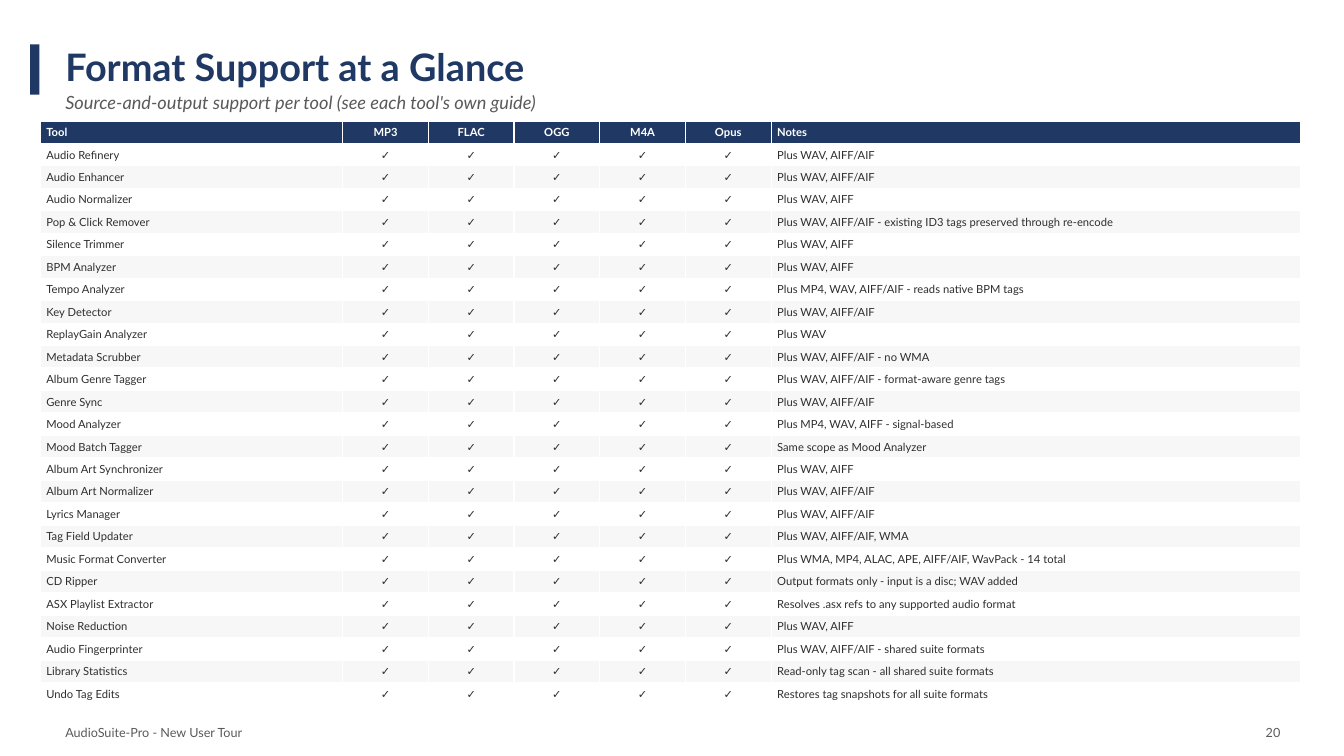
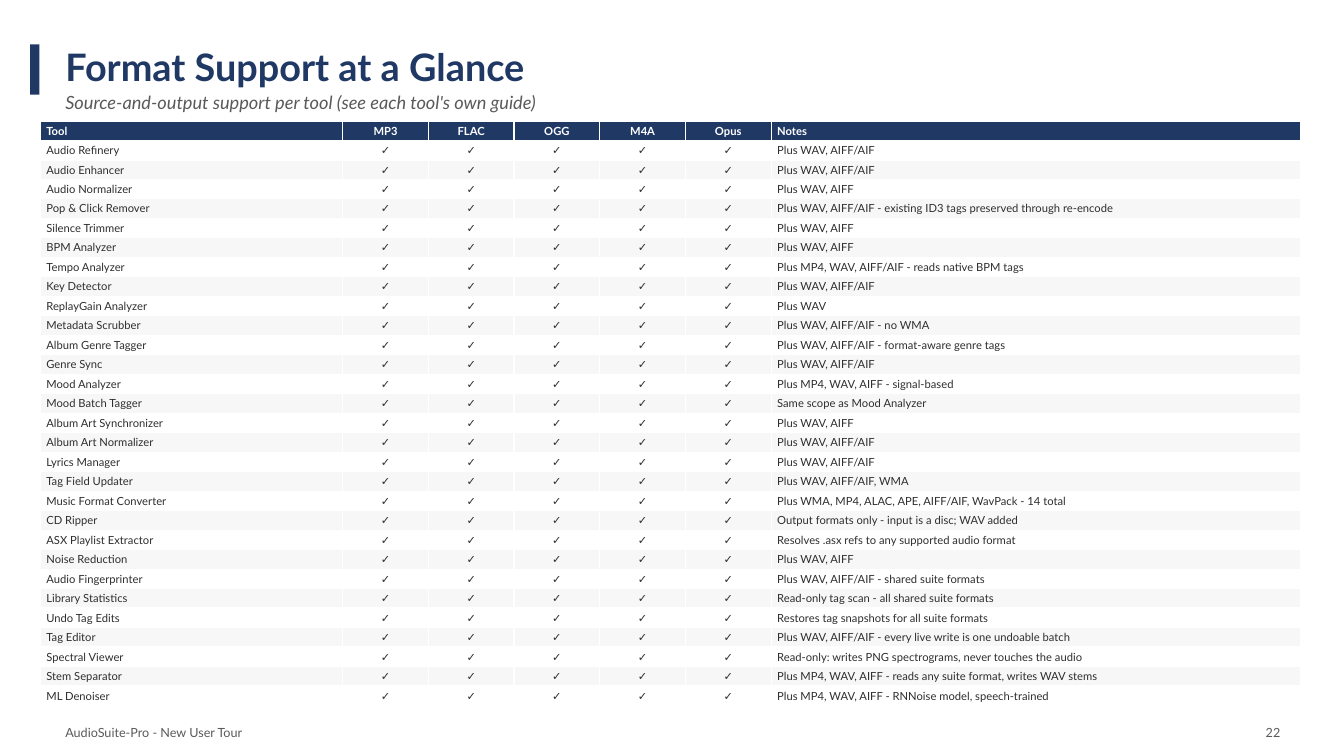
Before and after one commit to wilte01/AudioSuite-Pro, a slide deck: slide 22 of user_guides/suite_overview/AudioSuite-Pro_New_User_Presentation.pptx (slide 20 before the commit). Drawn at 1344x756 pixels with LibreOffice and Linux fonts; fonts in the diff are those of the drawing. Boxes give left, top, right and bottom in pixels: in the first picture for what was removed or moved away, otherwise in the second. Text is boxed around its words. In the diff, an @@ line names an element or a change of style, - is before the commit and + after.

```diff
--- a/user_guides/suite_overview/AudioSuite-Pro_New_User_Presentation.pptx
+++ b/user_guides/suite_overview/AudioSuite-Pro_New_User_Presentation.pptx
@@ table at (x1=40, y1=121, x2=1301, y2=706) @@
+row 27: Tag Editor | ✓ | ✓ | ✓ | ✓ | ✓ | Plus WAV, AIFF/AIF - every live write is one undoable batch
+row 28: Spectral Viewer | ✓ | ✓ | ✓ | ✓ | ✓ | Read-only: writes PNG spectrograms, never touches the audio
+row 29: Stem Separator | ✓ | ✓ | ✓ | ✓ | ✓ | Plus MP4, WAV, AIFF - reads any suite format, writes WAV stems
+row 30: ML Denoiser | ✓ | ✓ | ✓ | ✓ | ✓ | Plus MP4, WAV, AIFF - RNNoise model, speech-trained
@@ text at (x1=1266, y1=728, x2=1281, y2=737): text changed @@
-20
+22
```
Also in this commit, not shown: 7 other slides changed, 2 slides added, 12 other files.
